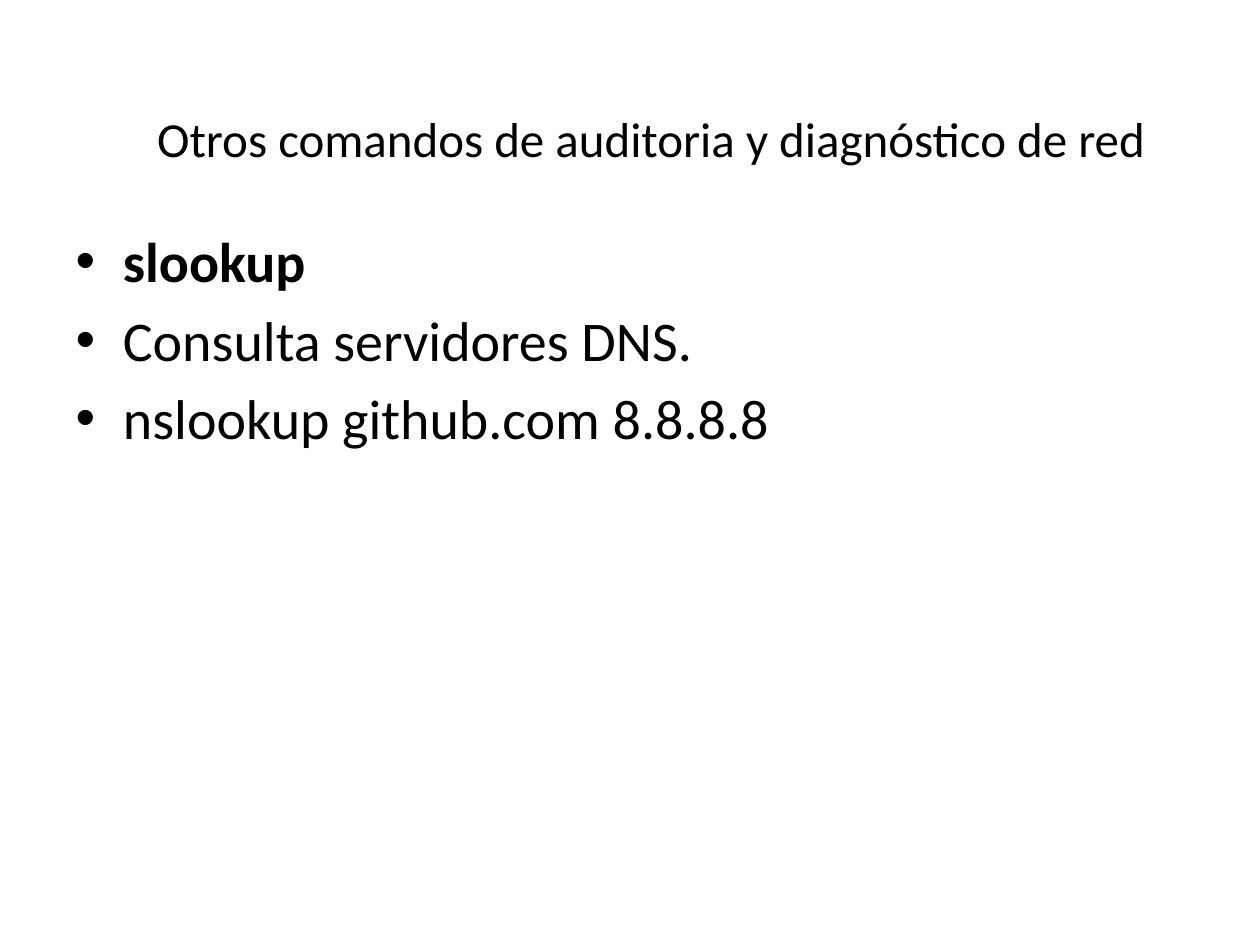
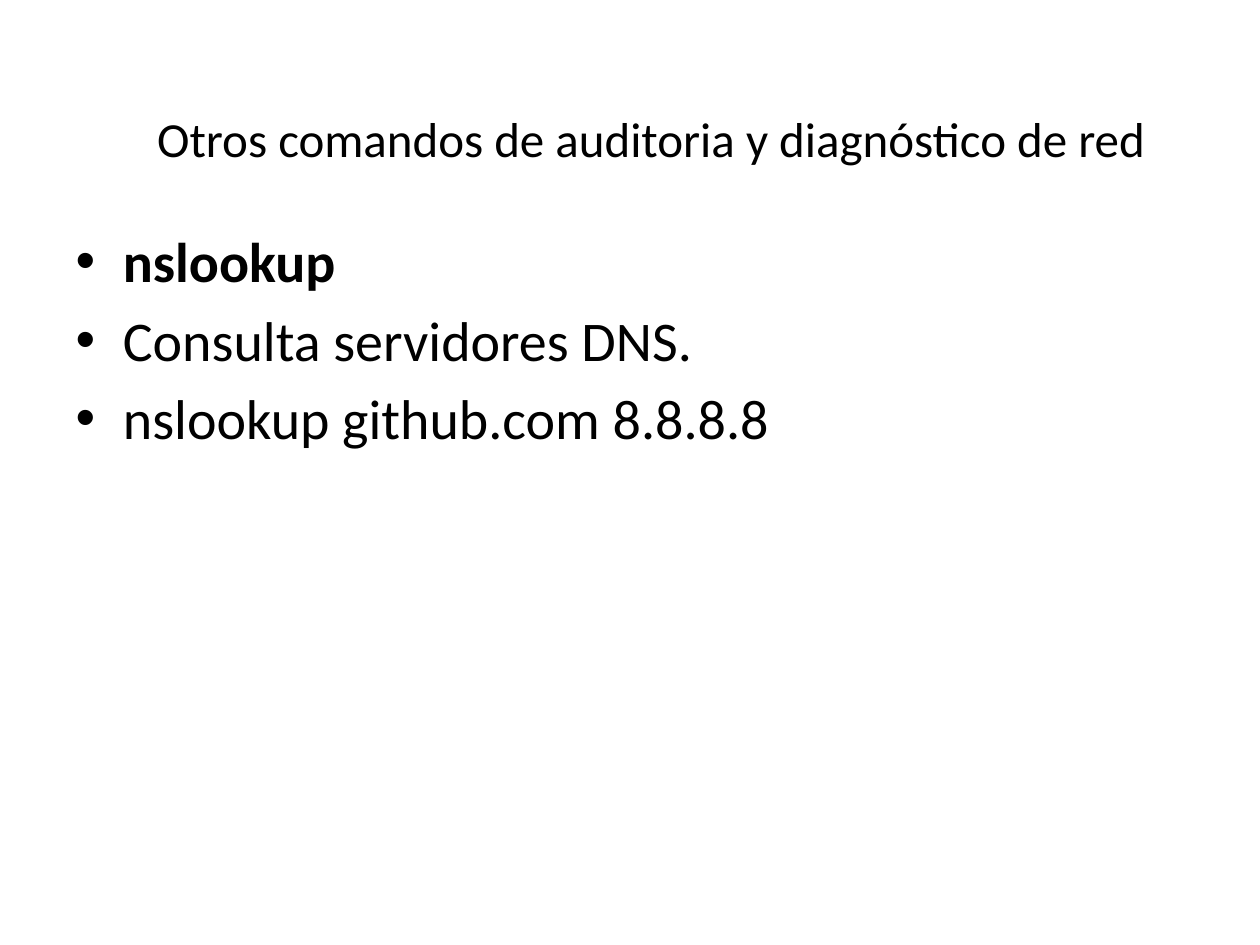
Before and after one commit to AlbertoRuizprofesor/programacion_sistemas_informaticos, a slide deck: slide 18 of MF0964_3 Desarrollo de elementos software para gestión de/SISTEMAS INFORMATICOS/POWERSHELL/Bloque3_PowerShell_Redes_Eventos_Tareas_v2.pptx. Drawn at 1260x945 pixels with LibreOffice and Linux fonts; fonts in the diff are those of the drawing. Boxes give left, top, right and bottom in pixels: in the first picture for what was removed or moved away, otherwise in the second. Text is boxed around its words. In the diff, an @@ line names an element or a change of style, - is before the commit and + after.

```diff
--- a/MF0964_3 Desarrollo de elementos software para gestión de/SISTEMAS INFORMATICOS/POWERSHELL/Bloque3_PowerShell_Redes_Eventos_Tareas_v2.pptx
+++ b/MF0964_3 Desarrollo de elementos software para gestión de/SISTEMAS INFORMATICOS/POWERSHELL/Bloque3_PowerShell_Redes_Eventos_Tareas_v2.pptx
@@ text at (123,242,336,291): text changed @@
-• slookup
+• nslookup
```
Also in this commit, not shown: 1 other file.
